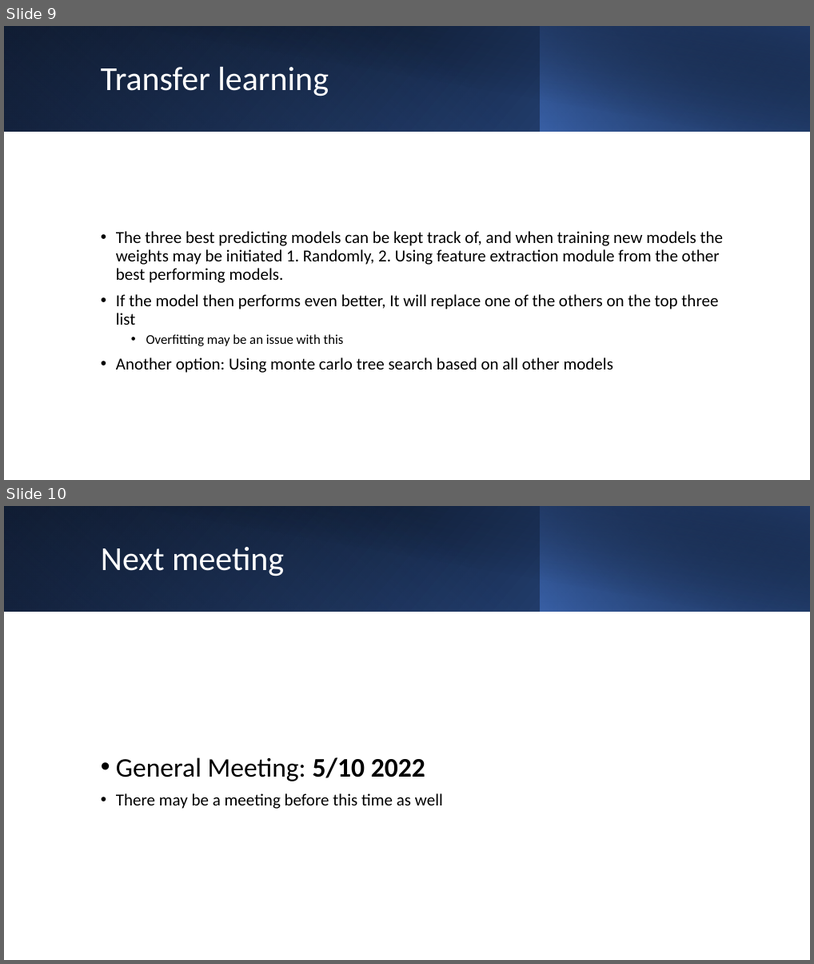
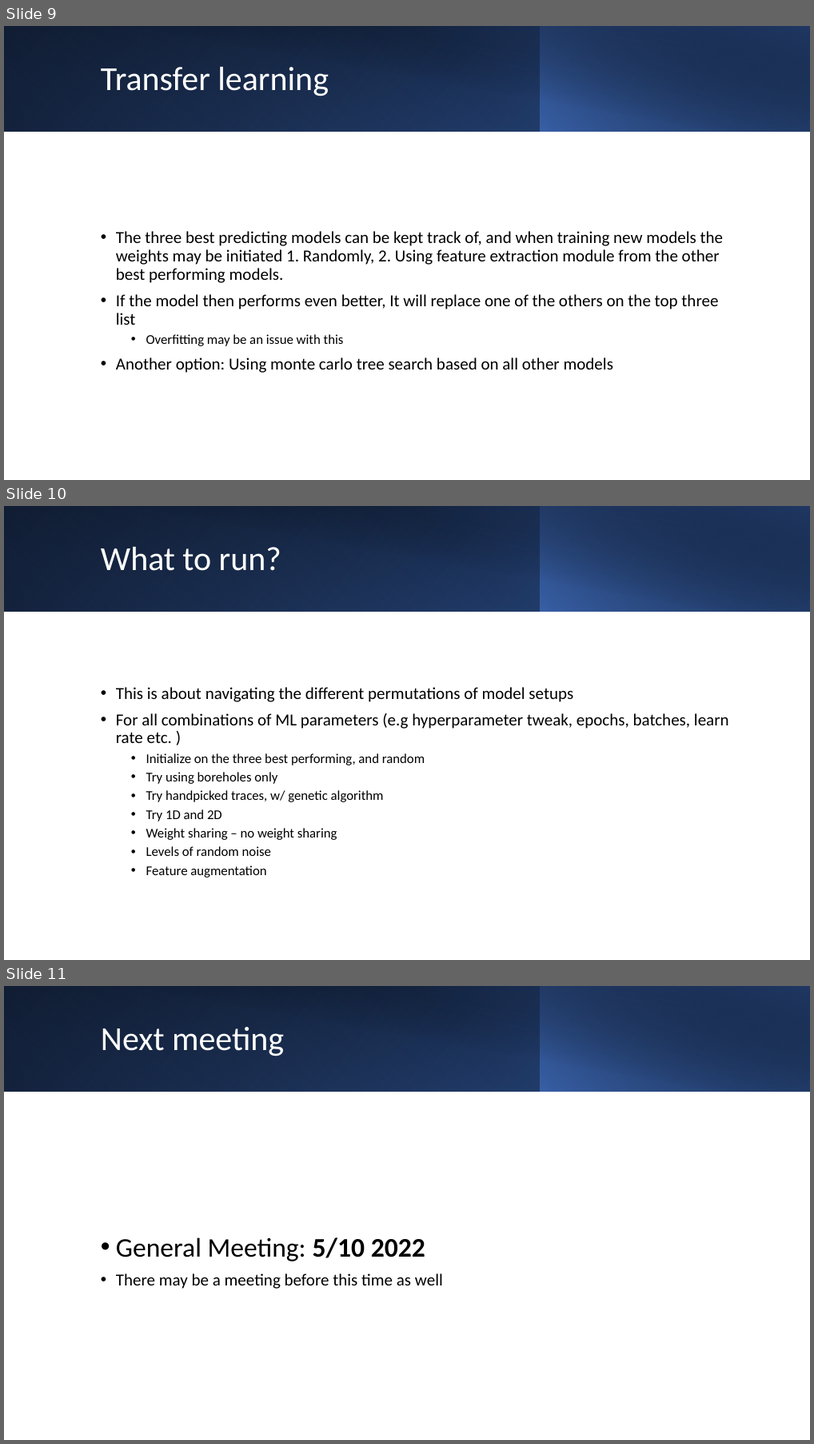
Before and after one commit to sjurmsc/MSC2023, a slide deck: Meeting Presentations/15.09.2022_ML Meeting.pptx. Shown one above the other, each under a label of ours: slides 9 and 10 before the commit, slides 9, 10 and 11 after it. The pictures are 814x964 and 814x1444 pixels, drawn with LibreOffice and Linux fonts; fonts in the diff are those of the drawing. Boxes give left, top, right and bottom in pixels: in the first picture for what was removed or moved away, otherwise in the second. Text is boxed around its words. In the diff, an @@ line names an element or a change of style, - is before the commit and + after.

```diff
--- a/Meeting Presentations/15.09.2022_ML Meeting.pptx
+++ b/Meeting Presentations/15.09.2022_ML Meeting.pptx
@@ slide 10 added at (4, 506, 810, 960), background #FFFFFF @@
@@ rectangle added at (4, 506, 810, 612), fill gradient #000000 to #2F5597 @@
@@ rectangle added at (4, 506, 541, 612), fill gradient #4472C4 to #203864 @@
@@ rectangle added at (34, 506, 810, 612), fill gradient #000000 to #203864 @@
@@ rectangle added at (541, 506, 810, 612), fill gradient #4472C4 to #000000 @@
@@ title added at (101, 547, 282, 571), 40 pt, text #FFFFFF @@
+What to run?
@@ text added at (116, 687, 730, 877), 16 pt, text #000000 @@
+• This is about navigating the different permutations of model setups
+• For all combinations of ML parameters (e.g hyperparameter tweak, epochs, batches, learn rate etc. )
+  • Initialize on the three best performing, and random
+  • Try using boreholes only
+  • Try handpicked traces, w/ genetic algorithm
+  • Try 1D and 2D
+  • Weight sharing – no weight sharing
+  • Levels of random noise
+  • Feature augmentation
@@ what was slide 10 is now slide 11 @@
```
Also in this commit, not shown: 2 slides changed, 5 other files.
